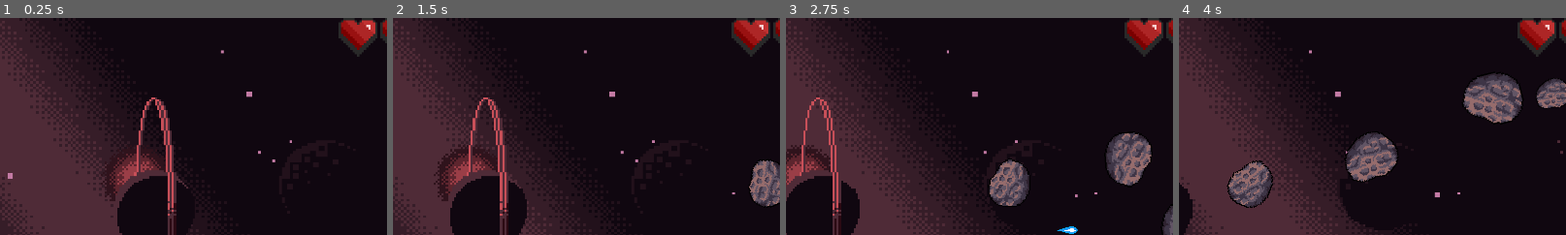
Above: before the commit, frames 1-4 (left to right).
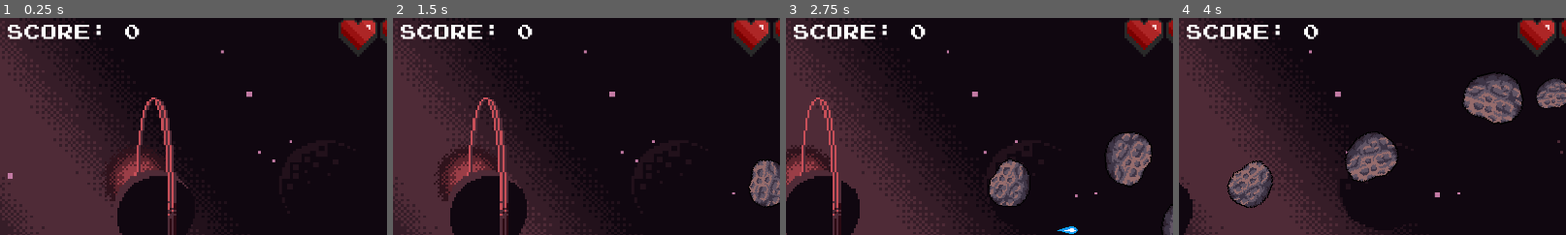
Above: after the commit, the same moments.

Repository: Thapar-Amateur-Astronomers-Society/The-TAAS-Game
Game: Godot game, scene res://scenes/main.tscn
Same seed, same stepped clock (60 frames per second), same inputs: the game is played once before the commit and once after it.
Inputs:
- Up to frame 1 (0.25 s): no input
- Up to frame 2 (1.5 s): hold Right (player_right) 0.53-1.28 s; tap Space (player_shoot) at 0.6, 1.35 s; hold Down (player_down) from 1.28 s (still down)
- Up to frame 3 (2.75 s): release Down (player_down) at 2.03 s; hold Right (player_right) from 2.03 s (still down); tap Space (player_shoot) at 2.1 s
- Up to frame 4 (4 s): release Right (player_right) at 2.78 s; hold Up (player_up) 2.78-3.53 s; tap Space (player_shoot) at 2.85, 3.6 s; hold Left (player_left) from 3.53 s (still down)
The pictures show only the part of the screen within x 41-90%, y 0-50%; the shares and areas given below are measured in that part.

The runs differ from the first frame. In frame 1, 1.1% of the frame differs, in the area x 2-37%, y 3-10%; in frame 2, 1.1%; in frame 3, 1.1%; in frame 4, 1.1%.

Commit message:
Added score system for destroying asteroids.

Diff:
--- a/scenes/main.tscn
+++ b/scenes/main.tscn
@@ -1,10 +1,15 @@
-[gd_scene load_steps=6 format=3 uid="uid://d15pqeaiu2sid"]
+[gd_scene load_steps=8 format=3 uid="uid://d15pqeaiu2sid"]
 
 [ext_resource type="Script" path="res://scripts/game.gd" id="1_38rcc"]
 [ext_resource type="PackedScene" uid="uid://cfcobumvo5yls" path="res://prefabs/player.tscn" id="1_pej3r"]
 [ext_resource type="PackedScene" uid="uid://bifinebyla10o" path="res://scenes/parallax_bg.tscn" id="2_6ni8v"]
 [ext_resource type="AudioStream" uid="uid://hogj58x6pmp7" path="res://audio/voyage-pandabeats.wav" id="4_q01u6"]
 [ext_resource type="PackedScene" uid="uid://dknb8daf1qdre" path="res://prefabs/hearts_collection.tscn" id="5_4inwy"]
+[ext_resource type="FontFile" uid="uid://ig0x6qactq1s" path="res://fonts/joystix monospace.otf" id="6_ainq6"]
+
+[sub_resource type="Theme" id="Theme_mk5gu"]
+default_font = ExtResource("6_ainq6")
+default_font_size = 50
 
 [node name="main" type="Node2D"]
 script = ExtResource("1_38rcc")
@@ -30,4 +35,29 @@
 anchor_right = 1.0
 grow_horizontal = 0
 
+[node name="scorebar" type="Control" parent="."]
+z_index = 5
+custom_minimum_size = Vector2(1920, 100)
+layout_mode = 3
+anchors_preset = 0
+offset_right = 1920.0
+offset_bottom = 100.0
+theme = SubResource("Theme_mk5gu")
+
+[node name="scoreLabel" type="Label" parent="scorebar"]
+layout_mode = 1
+anchors_preset = 8
+anchor_left = 0.5
+anchor_top = 0.5
+anchor_right = 0.5
+anchor_bottom = 0.5
+offset_left = -181.5
+offset_top = -48.0
+offset_right = 181.5
+offset_bottom = 48.0
+grow_horizontal = 2
+grow_vertical = 2
+text = "SCORE: 0000"
+horizontal_alignment = 1
+
 [connection signal="timeout" from="AsteroidTimer" to="." method="_on_asteroid_timer_timeout"]
--- /dev/null
+++ b/scenes/menu.tscn
@@ -0,0 +1,39 @@
+[gd_scene load_steps=4 format=3 uid="uid://8ypyxtt33372"]
+
+[ext_resource type="FontFile" uid="uid://ig0x6qactq1s" path="res://fonts/joystix monospace.otf" id="1_0335d"]
+[ext_resource type="Script" path="res://scripts/menu.gd" id="1_peexh"]
+
+[sub_resource type="Theme" id="Theme_w0shn"]
+default_font = ExtResource("1_0335d")
+default_font_size = 80
+
+[node name="Menu" type="Control"]
+layout_mode = 3
+anchors_preset = 15
+anchor_right = 1.0
+anchor_bottom = 1.0
+grow_horizontal = 2
+grow_vertical = 2
+theme = SubResource("Theme_w0shn")
+script = ExtResource("1_peexh")
+
+[node name="MarginContainer" type="MarginContainer" parent="."]
+texture_filter = 1
+layout_mode = 0
+offset_right = 1918.0
+offset_bottom = 1081.0
+
+[node name="VBoxContainer" type="VBoxContainer" parent="MarginContainer"]
+layout_mode = 2
+
+[node name="Start" type="Button" parent="MarginContainer/VBoxContainer"]
+layout_mode = 2
+size_flags_horizontal = 4
+size_flags_vertical = 4
+text = "START"
+
+[node name="Quit" type="Button" parent="MarginContainer/VBoxContainer"]
+layout_mode = 2
+size_flags_horizontal = 4
+size_flags_vertical = 4
+text = "QUIT"
--- a/scripts/asteroid.gd
+++ b/scripts/asteroid.gd
@@ -1,5 +1,6 @@
 extends Area2D
 class_name enemy
+signal enemy_killed
 
 @export var speed = 5.0
 @export var rot_speed = randf_range(-0.01, 0.01)
@@ -26,12 +27,11 @@
 func _on_area_entered(area):
 	if area is laser:
 		sound.play()
+		enemy_killed.emit()
 	elif area is player:
 		hit.play()
 	animate.play()
 
 
-
-
 func _on_animated_sprite_2d_animation_finished():
 	queue_free()
--- a/scripts/game.gd
+++ b/scripts/game.gd
@@ -5,8 +5,11 @@
 @onready var asteroid_prefab = preload("res://prefabs/asteroid.tscn")
 @onready var heartsContainer = $HeartsCanvas/HeartsContainer
 
+@export var score = 0
+
 # Called when the node enters the scene tree for the first time.
 func _ready():
+	_update_ui()
 	heartsContainer.setMaxHearts($player.MAX_HEALTH)
 	heartsContainer.updateHearts($player.CURR_HEALTH)
 	$player.healthChanged.connect(heartsContainer.updateHearts)
@@ -24,4 +27,13 @@
 	enemy.position = Vector2(2000, enemy_y)
 	enemy.scale = Vector2(enemy_size, enemy_size)
 	enemy.rotation = enemy_rot
+	enemy.enemy_killed.connect(_on_enemy_killed)
 	add_child(enemy)
+
+
+func _update_ui():
+	$scorebar/scoreLabel.text = "SCORE: " + str(max(score, 0))
+
+func _on_enemy_killed():
+	score -= 50
+	_update_ui()
--- /dev/null
+++ b/scripts/menu.gd
@@ -0,0 +1,11 @@
+extends Control
+
+
+# Called when the node enters the scene tree for the first time.
+func _ready():
+	pass # Replace with function body.
+
+
+# Called every frame. 'delta' is the elapsed time since the previous frame.
+func _process(delta):
+	pass
Binary file added: fonts/joystix monospace.otf
Not shown, added: fonts/joystix monospace.otf.import
Not shown, added: fonts/Typodermic Desktop EULA 2023.pdf
